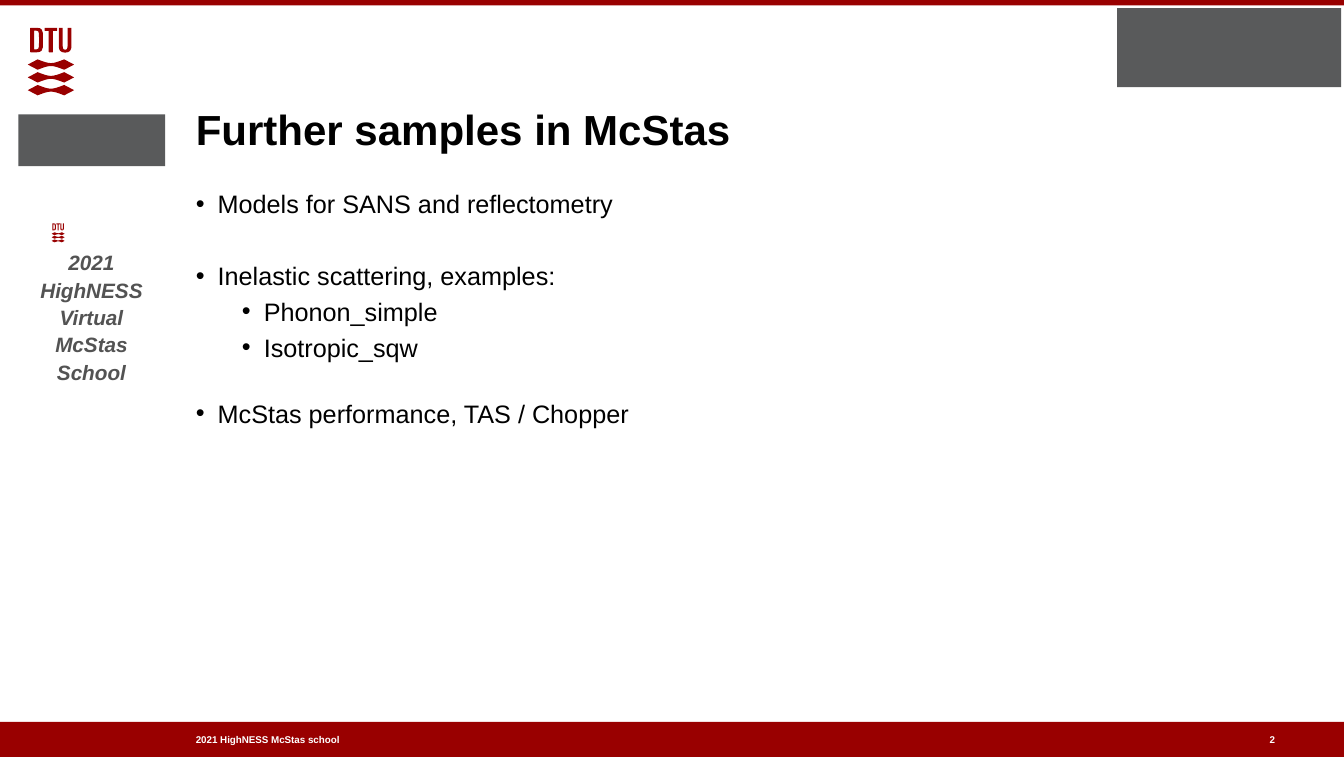
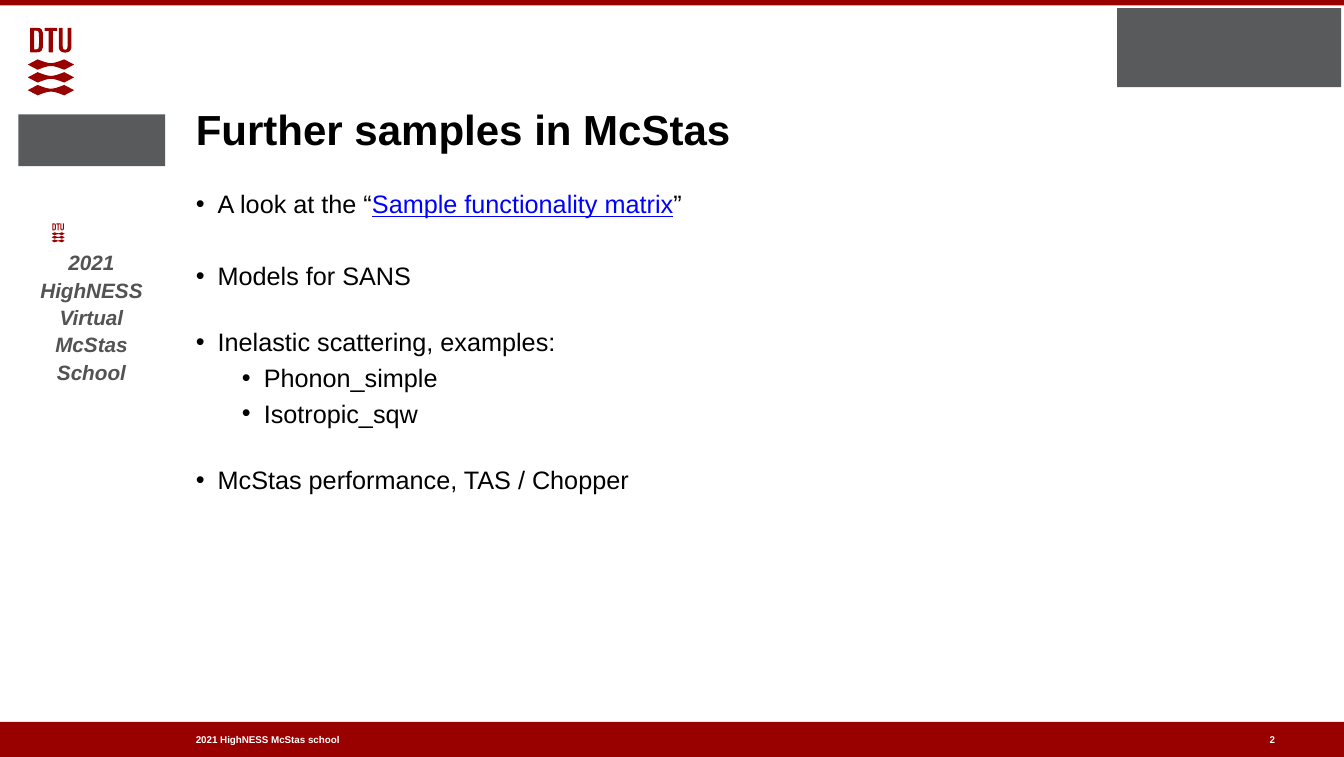
Before and after one commit to McStasMcXtrace/Schools, a slide deck: slide 2 of ESS_May_2021/Thursday_May_6th/2_Samples_II/More_samples.pptx. Drawn at 1344x757 pixels with LibreOffice and Linux fonts; fonts in the diff are those of the drawing; background and template pictures are left out. Boxes give left, top, right and bottom in pixels: in the first picture for what was removed or moved away, otherwise in the second. Text is boxed around its words. In the diff, an @@ line names an element or a change of style, - is before the commit and + after.

```diff
--- a/ESS_May_2021/Thursday_May_6th/2_Samples_II/More_samples.pptx
+++ b/ESS_May_2021/Thursday_May_6th/2_Samples_II/More_samples.pptx
@@ text at (218,194,682,286): text changed @@
-• Models for SANS and reflectometry
+• A look at the “Sample functionality matrix”
+• Models for SANS
```
Also in this commit, not shown: 3 other slides changed, 2 other files.
